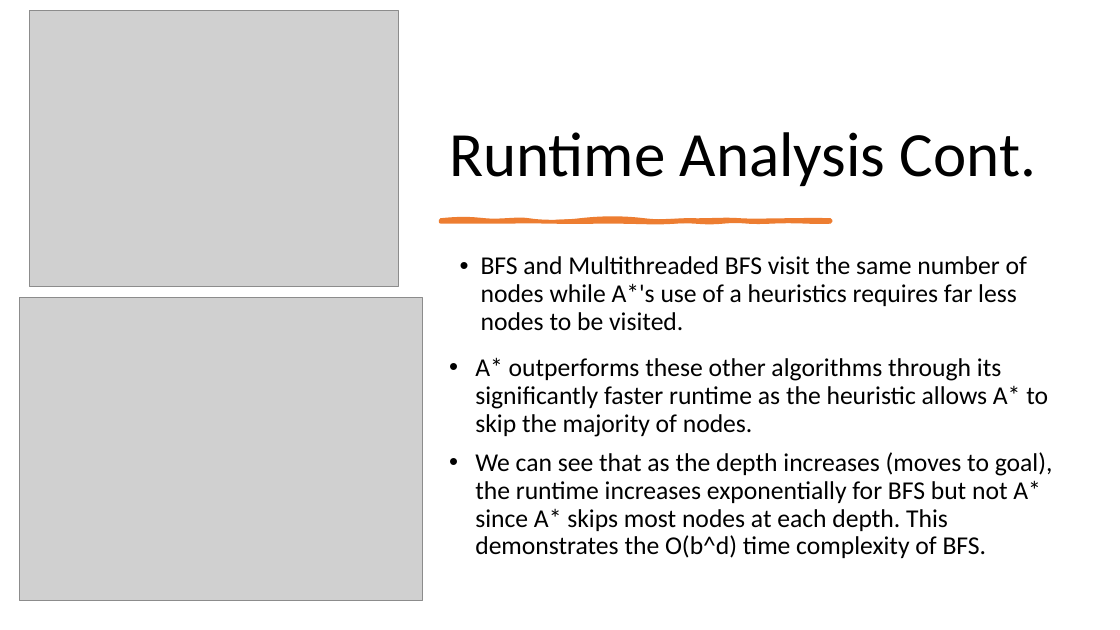
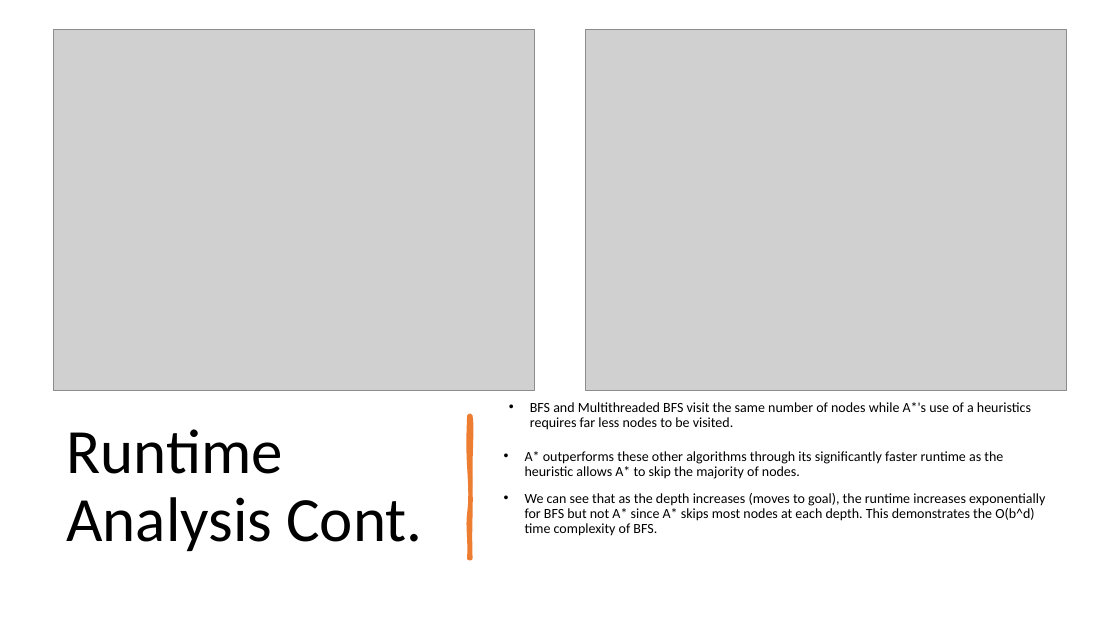
Before and after one commit to danieltebor/cs4306-course-project, a slide deck: slide 14 of docs/cs4306-course-project-presentation.pptx. Drawn at 1120x630 pixels with LibreOffice and Linux fonts; fonts in the diff are those of the drawing; grey boxes stand for pictures. Boxes give left, top, right and bottom in pixels: in the first picture for what was removed or moved away, otherwise in the second. Text is boxed around its words. In the diff, an @@ line names an element or a change of style, - is before the commit and + after.

```diff
--- a/docs/cs4306-course-project-presentation.pptx
+++ b/docs/cs4306-course-project-presentation.pptx
@@ picture removed at (29, 10, 398, 287) @@
@@ picture added at (54, 29, 535, 390) @@
@@ picture added at (586, 29, 1067, 390) @@
@@ freeform shape removed at (441, 220, 831, 222) @@
@@ picture removed at (19, 297, 423, 601) @@
@@ title "Runtime Analysis Cont.": place and size @@
-title "Runtime Analysis Cont." at (449, 132, 1036, 186)
+title "Runtime Analysis Cont." at (66, 429, 422, 551)
@@ title "Runtime Analysis Cont." at (66, 429, 422, 551): vertical alignment bottom to middle @@
@@ freeform shape added at (469, 416, 471, 559), fill #ED7D31, outline #ED7D31 3.25 pt @@
@@ text "BFS and Multithreaded BFS visit ...": place and size @@
-text "BFS and Multithreaded BFS visit ..." at (475, 256, 1053, 558)
+text "BFS and Multithreaded BFS visit ..." at (525, 402, 1045, 536)
@@ text "BFS and Multithreaded BFS visit ..." at (525, 402, 1045, 536): size 22 to 12 pt; indent changed; vertical alignment top to middle @@
```
Also in this commit, not shown: 9 other slides changed, 1 slide added, 17 other files.
